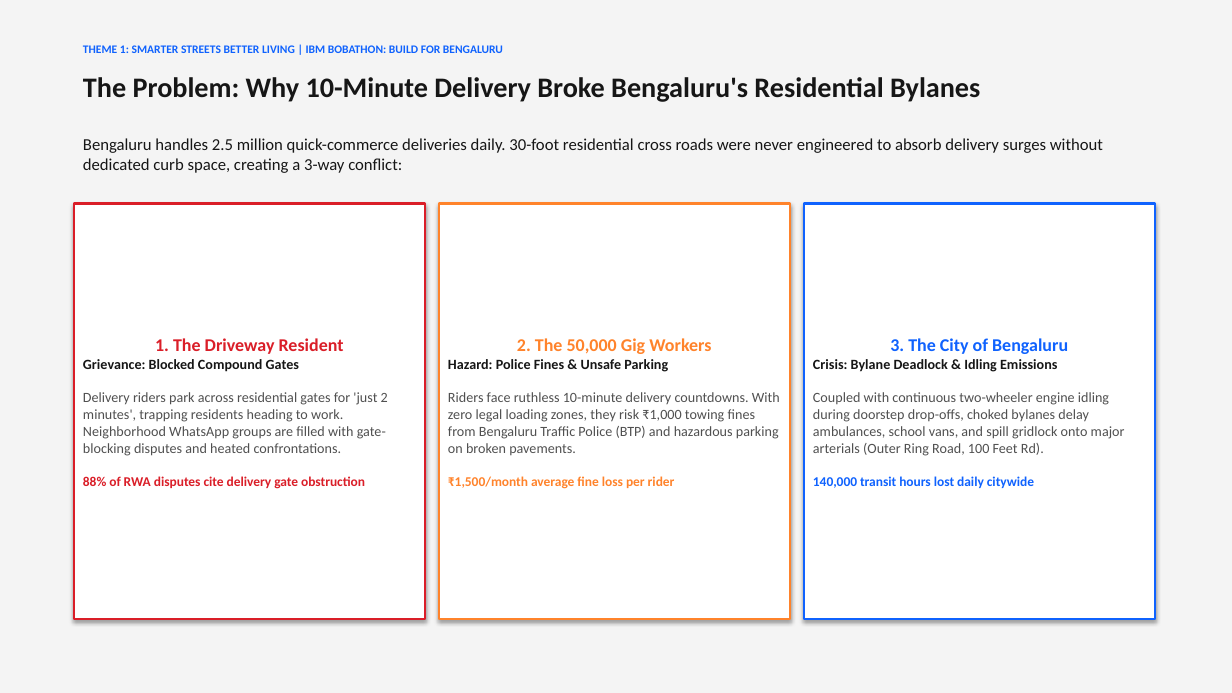
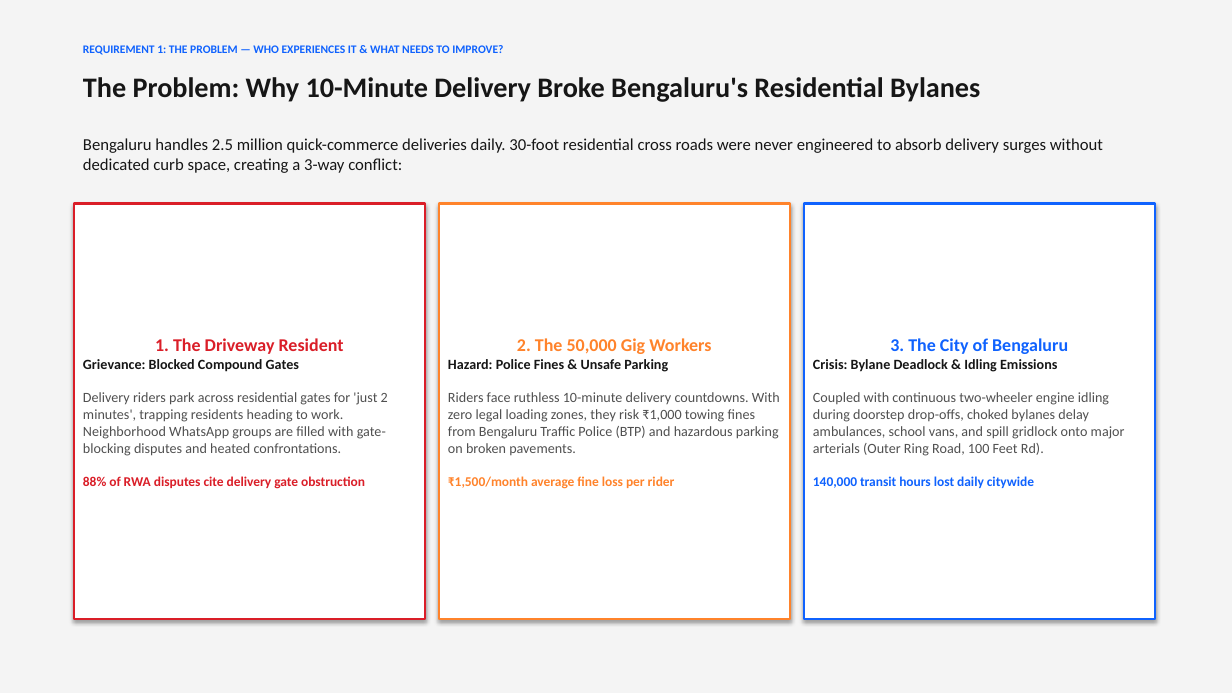
Before and after one commit to PankajKumar2804/oorushare, a slide deck: slide 2 of OoruShare_IBM_Bobathon_Theme1_Submission.pptx. Drawn at 1232x693 pixels with LibreOffice and Linux fonts; fonts in the diff are those of the drawing. Boxes give left, top, right and bottom in pixels: in the first picture for what was removed or moved away, otherwise in the second. Text is boxed around its words. In the diff, an @@ line names an element or a change of style, - is before the commit and + after.

Commit message:
feat(submission): synchronize presentation deck and dossier with exact Participation Requirements and home page UI

```diff
--- a/OoruShare_IBM_Bobathon_Theme1_Submission.pptx
+++ b/OoruShare_IBM_Bobathon_Theme1_Submission.pptx
@@ text at <box>83,45,503,55</box>: text changed @@
-THEME 1: SMARTER STREETS BETTER LIVING | IBM BOBATHON: BUILD FOR BENGALURU
+REQUIREMENT 1: THE PROBLEM — WHO EXPERIENCES IT & WHAT NEEDS TO IMPROVE?
```
Also in this commit, not shown: 5 other slides changed, 3 other files.
